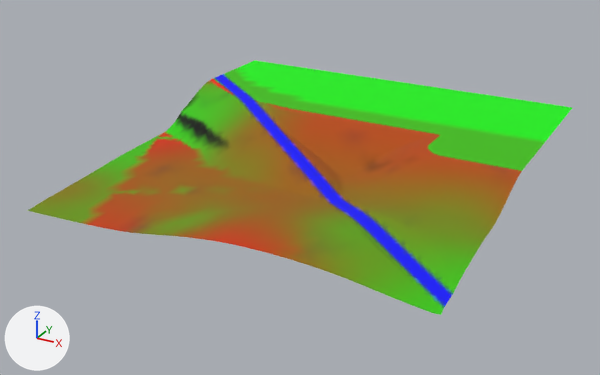
The glTF model games/yorimichi/assets/belmonte/meshes/SM_BM_BT_Terrain_2_3.glb: old version first, new version second.
One viewpoint serves both versions: a 50 mm camera at (-158.0, -144.0, 209.0) aimed at (-392.0, 282.0, -4.0). Arrows for +X, +Y and +Z are at lower left; the lights stay in place. The picture after the commit comes second.

In view in the first picture: 'SM_BM_BT_Terrain_2_3'.
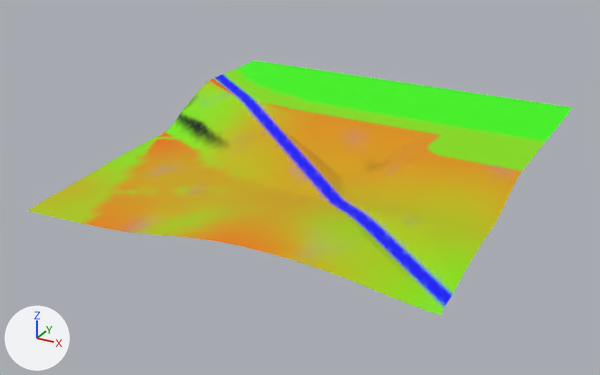
Pixel boxes (x1, y1, x2, y2) of what changed, in the pictures (600 x 375 px):
part 1 of me_sm_bt_terrain_2_3, recoloured
    both: (92, 60, 572, 315)
part 2 of me_sm_bt_terrain_2_3, recoloured (lighter)
    both: (88, 79, 522, 258)
part 3 of me_sm_bt_terrain_2_3, recoloured (lighter)
    both: (27, 75, 521, 307)

Edits to the bpy script that builds the scene:
```text
Change me_sm_bt_terrain_2_3:
    where me_sm_bt_terrain_2_3.from_pydata(...)  # 3448 vertices, 6741 faces; spans x -512.0..-256.0, y 168.0..424.0, z 0.0..30.0
    used by ob_sm_bm_bt_terrain_2_3; location = (0.0, 0.0, 0.0)
    me_sm_bt_terrain_2_3 part 1: 2264 faces centred in x -512.0..-257.0, y 168.0..421.0, z 3.0..30.0 are repainted in the vertex colours; the middle colour goes from green #3fc000 to green #88e100
    me_sm_bt_terrain_2_3 part 2: 1103 faces centred in x -512.0..-257.0, y 170.0..363.0, z 2.0..30.0 are repainted in the vertex colours; the middle colour goes from orange #b34a00 to orange #da9300
    me_sm_bt_terrain_2_3 part 3: 3100 faces centred in x -512.0..-257.0, y 170.0..374.0, z 0.0..30.0 are repainted in the vertex colours; the middle colour goes from dark yellow #746400 to yellow #b4a800
```
